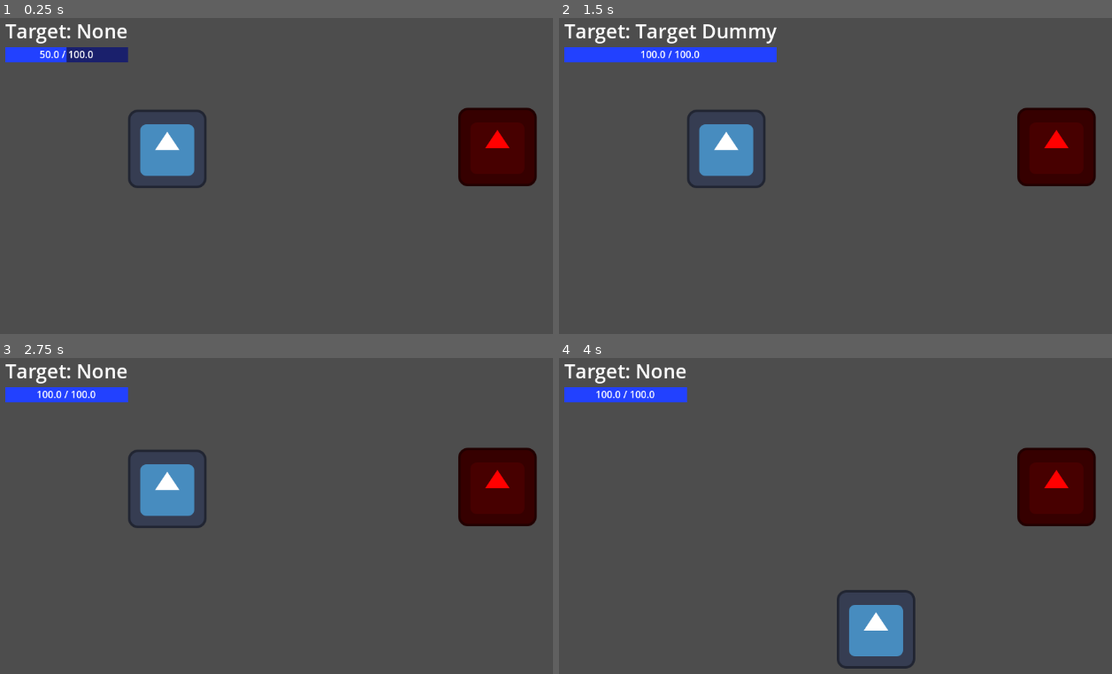
Above: before the commit, frames 1-4 (two rows, left to right).
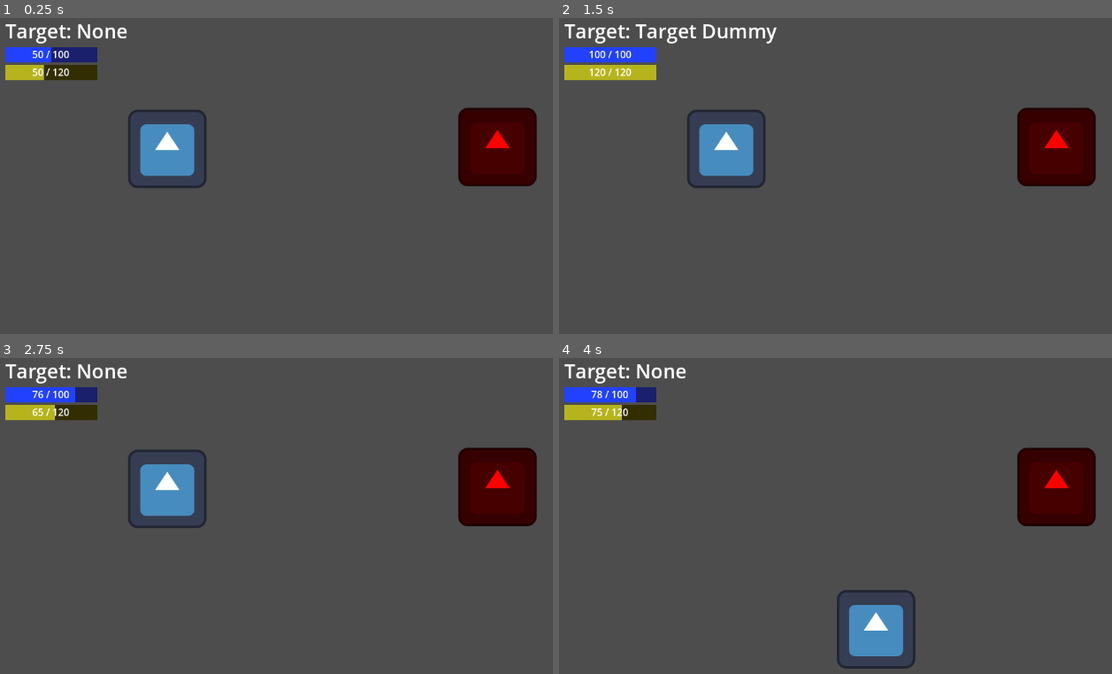
Above: after the commit, the same moments.

Repository: TRushton95/ArenaBattler
Game: Godot game, scene res://game.tscn
The game is run twice, just before and just after one commit, with the same random seed, the same clock (stepped at 60 frames per second) and the same inputs. The engine's default icon, where the game draws it, is replaced by a stand-in: a white triangle on a blue panel in a dark square.
Inputs (mouse positions are in pixels of both pictures, inside the frame that each line leads up to):
- Up to frame 1 (0.25 s): no input
- Up to frame 2 (1.5 s): tap Enter at 0.5 s; move the mouse to (724, 147) at 0.52 s; tap 3 (cast_spell_3, bound only after the commit) at 0.6 s; click (724, 147) at 0.67 s; tap Space at 1.25 s; move the mouse to (1056, 147) at 1.27 s; tap 1 (cast_spell_1) at 1.35 s; click (1056, 147) at 1.42 s
- Up to frame 3 (2.75 s): tap 3 (cast_spell_3, bound only after the commit) at 1.55, 2.3 s; tap Enter at 2 s; move the mouse to (425, 462) at 2.02 s; tap 2 (cast_spell_2) at 2.1 s; click (425, 462) at 2.17 s
- Up to frame 4 (4 s): tap Space at 2.75 s; move the mouse to (874, 629) at 2.77 s; right-click (874, 629) at 2.85 s; click (874, 629) at 2.92 s; tap 3 (cast_spell_3, bound only after the commit) at 3.05, 3.6 s; move the mouse to (outside the picture) at 3.52 s; click (outside the picture) at 3.67 s

The runs differ from the first frame. In frame 1, 1.3% of the frame differs, in the area x 0-24%, y 9-20%; in frame 2, 2.0%, in the area x 0-40%, y 9-20%; in frame 3, 1.4%; in frame 4, 1.4%.

Commit message:
Wire up spell costs

Diff:
--- a/src/components/controllers/player_controller.gd
+++ b/src/components/controllers/player_controller.gd
@@ -12,6 +12,8 @@
 		_try_cast(0)
 	elif Input.is_action_just_pressed("cast_spell_2"):
 		_try_cast(1)
+	elif Input.is_action_just_pressed("cast_spell_3"):
+		_try_cast(2)
 
 
 func _try_cast(spell_index: int) -> void:
@@ -21,4 +23,8 @@
 		print("Invalid target!")
 		return
 
+	if !_player.can_afford(spell_index):
+		print("Can't afford spell!")
+		return
+
 	_player.cast(spell_index, target)
--- a/src/entities/unit/implementations/player/player.tscn
+++ b/src/entities/unit/implementations/player/player.tscn
@@ -1,18 +1,26 @@
-[gd_scene load_steps=10 format=3 uid="uid://bx7yyu5k2qt1g"]
+[gd_scene load_steps=13 format=3 uid="uid://bx7yyu5k2qt1g"]
 
 [ext_resource type="Script" uid="uid://dd6p5vc1gw01x" path="res://entities/unit/unit.gd" id="1_tkh0x"]
 [ext_resource type="Script" uid="uid://bnfrp8sxy70bt" path="res://entities/unit/components/vital/mana_vital.gd" id="2_oy2cj"]
 [ext_resource type="Texture2D" uid="uid://cotgl7b20r53y" path="res://icon.svg" id="2_p0kfm"]
+[ext_resource type="Script" uid="uid://drbfrfpjo0k2b" path="res://entities/unit/components/vital/energy_vital.gd" id="3_3t34n"]
 [ext_resource type="Script" uid="uid://bxm06y20e7bfd" path="res://spells/spell.gd" id="4_bbxe6"]
 [ext_resource type="PackedScene" uid="uid://ww7n2qtpxnyg" path="res://entities/unit/components/spell_container/spell_container.tscn" id="4_tec6x"]
 [ext_resource type="Resource" uid="uid://buhl5afrqhuox" path="res://entities/unit/implementations/player/spells/fireball_spell.tres" id="5_oy2cj"]
 [ext_resource type="Resource" uid="uid://bswxy7u8o7lgg" path="res://entities/unit/implementations/player/spells/heal_spell.tres" id="6_3t34n"]
+[ext_resource type="Resource" uid="uid://c2566klt40q2u" path="res://entities/unit/implementations/player/spells/whirl_spell.tres" id="8_3t34n"]
 
 [sub_resource type="Resource" id="Resource_3t34n"]
 script = ExtResource("2_oy2cj")
 _max_value = 100
 _regen_per_sec = 1
 metadata/_custom_type_script = "uid://bnfrp8sxy70bt"
+
+[sub_resource type="Resource" id="Resource_d4e58"]
+script = ExtResource("3_3t34n")
+_max_value = 120
+_regen_per_sec = 5
+metadata/_custom_type_script = "uid://drbfrfpjo0k2b"
 
 [sub_resource type="RectangleShape2D" id="RectangleShape2D_h1r3i"]
 size = Vector2(128, 128)
@@ -24,6 +32,7 @@
 _collision_shape = NodePath("CollisionShape2D")
 _spell_container = NodePath("SpellContainer")
 _mana_vital = SubResource("Resource_3t34n")
+_energy_vital = SubResource("Resource_d4e58")
 
 [node name="Sprite2D" type="Sprite2D" parent="."]
 texture = ExtResource("2_p0kfm")
@@ -32,4 +41,4 @@
 shape = SubResource("RectangleShape2D_h1r3i")
 
 [node name="SpellContainer" parent="." instance=ExtResource("4_tec6x")]
-_spells = Array[ExtResource("4_bbxe6")]([ExtResource("5_oy2cj"), ExtResource("6_3t34n")])
+_spells = Array[ExtResource("4_bbxe6")]([ExtResource("5_oy2cj"), ExtResource("6_3t34n"), ExtResource("8_3t34n")])
--- a/src/entities/unit/implementations/player/spells/fireball_spell.tres
+++ b/src/entities/unit/implementations/player/spells/fireball_spell.tres
@@ -1,9 +1,11 @@
-[gd_resource type="Resource" script_class="Spell" load_steps=7 format=3 uid="uid://buhl5afrqhuox"]
+[gd_resource type="Resource" script_class="Spell" load_steps=10 format=3 uid="uid://buhl5afrqhuox"]
 
 [ext_resource type="Script" uid="uid://b2421o8k0m1k2" path="res://spells/effects/effect.gd" id="1_lbwgv"]
 [ext_resource type="Script" uid="uid://bxm06y20e7bfd" path="res://spells/spell.gd" id="2_hk7xo"]
 [ext_resource type="Script" uid="uid://bpln40lrdfi14" path="res://spells/effects/damage_effect.gd" id="2_irqox"]
 [ext_resource type="Script" uid="uid://b4uisjpablywl" path="res://spells/target_type/enemy_target_type.gd" id="3_4mik5"]
+[ext_resource type="Script" uid="uid://cibknxkyeytit" path="res://spells/cost/vital_cost.gd" id="4_q8q2m"]
+[ext_resource type="Script" uid="uid://euisrauuto7v" path="res://spells/cost/mana_vital_cost.gd" id="5_gawi1"]
 
 [sub_resource type="Resource" id="Resource_q8q2m"]
 script = ExtResource("2_irqox")
@@ -14,9 +16,15 @@
 script = ExtResource("3_4mik5")
 metadata/_custom_type_script = "uid://b4uisjpablywl"
 
+[sub_resource type="Resource" id="Resource_c224m"]
+script = ExtResource("5_gawi1")
+_value = 25
+metadata/_custom_type_script = "uid://euisrauuto7v"
+
 [resource]
 script = ExtResource("2_hk7xo")
 _cast_duration = 1.5
 _target_type = SubResource("Resource_gawi1")
+_vital_costs = Array[ExtResource("4_q8q2m")]([SubResource("Resource_c224m")])
 _effects = Array[ExtResource("1_lbwgv")]([SubResource("Resource_q8q2m")])
 metadata/_custom_type_script = "uid://bxm06y20e7bfd"
--- a/src/entities/unit/implementations/player/spells/heal_spell.tres
+++ b/src/entities/unit/implementations/player/spells/heal_spell.tres
@@ -1,9 +1,11 @@
-[gd_resource type="Resource" script_class="Spell" load_steps=7 format=3 uid="uid://bswxy7u8o7lgg"]
+[gd_resource type="Resource" script_class="Spell" load_steps=10 format=3 uid="uid://bswxy7u8o7lgg"]
 
 [ext_resource type="Script" uid="uid://b2421o8k0m1k2" path="res://spells/effects/effect.gd" id="1_eh5v3"]
 [ext_resource type="Script" uid="uid://cgnk313dmdd1o" path="res://spells/effects/heal_effect.gd" id="2_0k6me"]
 [ext_resource type="Script" uid="uid://bxm06y20e7bfd" path="res://spells/spell.gd" id="2_jruj4"]
 [ext_resource type="Script" uid="uid://j5hemdvtjyx5" path="res://spells/target_type/self_target_type.gd" id="3_co526"]
+[ext_resource type="Script" uid="uid://cibknxkyeytit" path="res://spells/cost/vital_cost.gd" id="4_ncid0"]
+[ext_resource type="Script" uid="uid://euisrauuto7v" path="res://spells/cost/mana_vital_cost.gd" id="5_0vnl0"]
 
 [sub_resource type="Resource" id="Resource_ncid0"]
 script = ExtResource("2_0k6me")
@@ -14,9 +16,15 @@
 script = ExtResource("3_co526")
 metadata/_custom_type_script = "uid://j5hemdvtjyx5"
 
+[sub_resource type="Resource" id="Resource_4ncgc"]
+script = ExtResource("5_0vnl0")
+_value = 75
+metadata/_custom_type_script = "uid://euisrauuto7v"
+
 [resource]
 script = ExtResource("2_jruj4")
 _cast_duration = 2.0
 _target_type = SubResource("Resource_0vnl0")
+_vital_costs = Array[ExtResource("4_ncid0")]([SubResource("Resource_4ncgc")])
 _effects = Array[ExtResource("1_eh5v3")]([SubResource("Resource_ncid0")])
 metadata/_custom_type_script = "uid://bxm06y20e7bfd"
--- /dev/null
+++ b/src/entities/unit/implementations/player/spells/whirl_spell.tres
@@ -0,0 +1,36 @@
+[gd_resource type="Resource" script_class="Spell" load_steps=12 format=3 uid="uid://c2566klt40q2u"]
+
+[ext_resource type="Script" uid="uid://b2421o8k0m1k2" path="res://spells/effects/effect.gd" id="1_iqop2"]
+[ext_resource type="Script" uid="uid://cibknxkyeytit" path="res://spells/cost/vital_cost.gd" id="2_ew0h1"]
+[ext_resource type="Script" uid="uid://b4uisjpablywl" path="res://spells/target_type/enemy_target_type.gd" id="2_th52r"]
+[ext_resource type="Script" uid="uid://bpln40lrdfi14" path="res://spells/effects/damage_effect.gd" id="2_vgev0"]
+[ext_resource type="Script" uid="uid://bxm06y20e7bfd" path="res://spells/spell.gd" id="3_mob55"]
+[ext_resource type="Script" uid="uid://cp0avo78dh2a4" path="res://spells/cost/energy_vital_cost.gd" id="4_vgev0"]
+[ext_resource type="Script" uid="uid://euisrauuto7v" path="res://spells/cost/mana_vital_cost.gd" id="5_jm2nd"]
+
+[sub_resource type="Resource" id="Resource_jm2nd"]
+script = ExtResource("2_vgev0")
+_value = 80
+metadata/_custom_type_script = "uid://bpln40lrdfi14"
+
+[sub_resource type="Resource" id="Resource_g6uga"]
+script = ExtResource("2_th52r")
+metadata/_custom_type_script = "uid://b4uisjpablywl"
+
+[sub_resource type="Resource" id="Resource_y1ngq"]
+script = ExtResource("4_vgev0")
+_value = 60
+metadata/_custom_type_script = "uid://cp0avo78dh2a4"
+
+[sub_resource type="Resource" id="Resource_u3pqa"]
+script = ExtResource("5_jm2nd")
+_value = 25
+metadata/_custom_type_script = "uid://euisrauuto7v"
+
+[resource]
+script = ExtResource("3_mob55")
+_cast_duration = 0.0
+_target_type = SubResource("Resource_g6uga")
+_vital_costs = Array[ExtResource("2_ew0h1")]([SubResource("Resource_y1ngq"), SubResource("Resource_u3pqa")])
+_effects = Array[ExtResource("1_iqop2")]([SubResource("Resource_jm2nd")])
+metadata/_custom_type_script = "uid://bxm06y20e7bfd"
--- a/src/entities/unit/unit.gd
+++ b/src/entities/unit/unit.gd
@@ -85,6 +85,14 @@
 	return spell.validate_target(self, target)
 
 
+func can_afford(index: int) -> bool:
+	var spell : Spell = _spell_container.get_spell_by_index(index)
+	if spell == null:
+		return false
+
+	return spell.can_afford(self)
+
+
 func cast(index: int, target: Unit) -> void:
 	var spell : Spell = _spell_container.get_spell_by_index(index)
 	if spell == null:
--- a/src/game_ui/resource_bar/energy_bar.tscn
+++ b/src/game_ui/resource_bar/energy_bar.tscn
@@ -10,6 +10,9 @@
 
 [node name="EnergyBar" type="ProgressBar"]
 custom_minimum_size = Vector2(150, 25)
+offset_right = 150.0
+offset_bottom = 25.0
+size_flags_horizontal = 0
 theme_override_styles/background = SubResource("StyleBoxFlat_xqcyb")
 theme_override_styles/fill = SubResource("StyleBoxFlat_p1cwv")
 step = 1.0
--- a/src/game_ui/resource_bar/mana_bar.tscn
+++ b/src/game_ui/resource_bar/mana_bar.tscn
@@ -10,6 +10,7 @@
 
 [node name="ManaBar" type="ProgressBar"]
 custom_minimum_size = Vector2(150, 25)
+size_flags_horizontal = 0
 theme_override_styles/background = SubResource("StyleBoxFlat_xqcyb")
 theme_override_styles/fill = SubResource("StyleBoxFlat_p1cwv")
 step = 1.0
--- a/src/game_ui/resource_bar/resource_bar.gd
+++ b/src/game_ui/resource_bar/resource_bar.gd
@@ -8,8 +8,8 @@
 
 func set_max_value(new_max_value: float) -> void:
 	max_value = new_max_value
-	_label.text = TEXT_FORMAT % [value, max_value]
+	_label.text = TEXT_FORMAT % [snapped(value, 1), snapped(max_value, 1)]
 
 
 func _on_value_changed(value: float) -> void:
-	_label.text = TEXT_FORMAT % [value, max_value]
+	_label.text = TEXT_FORMAT % [snapped(value, 1), snapped(max_value, 1)]
--- a/src/project.godot
+++ b/src/project.godot
@@ -32,3 +32,8 @@
 "events": [Object(InputEventKey,"resource_local_to_scene":false,"resource_name":"","device":-1,"window_id":0,"alt_press …(191 unchanged characters)…
 ]
 }
+cast_spell_3={
+"deadzone": 0.2,
+"events": [Object(InputEventKey,"resource_local_to_scene":false,"resource_name":"","device":-1,"window_id":0,"alt_pressed":false,"shift_pressed":false,"ctrl_pressed":false,"meta_pressed":false,"pressed":false,"keycode":0,"physical_keycode":51,"key_label":0,"unicode":51,"location":0,"echo":false,"script":null)
+]
+}
--- a/src/spells/spell.gd
+++ b/src/spells/spell.gd
@@ -3,6 +3,7 @@
 
 @export var _cast_duration : float = 0.0
 @export var _target_type : TargetType
+@export var _vital_costs : Array[VitalCost] = []
 @export var _effects : Array[Effect] = []
 
 
@@ -10,9 +11,28 @@
 	return _target_type.validate(caster, target)
 
 
+func can_afford(caster: Unit) -> bool:
+	for i in _vital_costs.size():
+		var vital_cost : VitalCost = _vital_costs[i]
+		if vital_cost == null:
+			continue
+
+		if !vital_cost.can_afford(caster):
+			return false
+
+	return true
+
+
 func cast(caster: Unit, target: Variant) -> void:
-	if !validate_target(caster, target):
+	if !validate_target(caster, target) || !can_afford(caster):
 		return
+
+	for i in _vital_costs.size():
+		var vital_cost : VitalCost = _vital_costs[i]
+		if vital_cost == null:
+			continue
+
+		vital_cost.spend(caster)
 
 	for i in _effects.size():
 		var effect : Effect = _effects[i]
